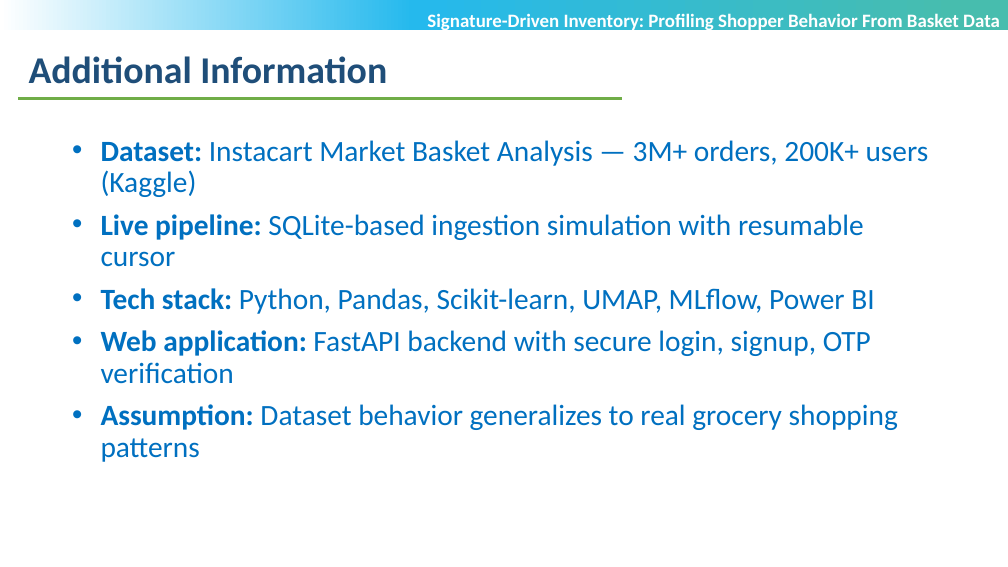
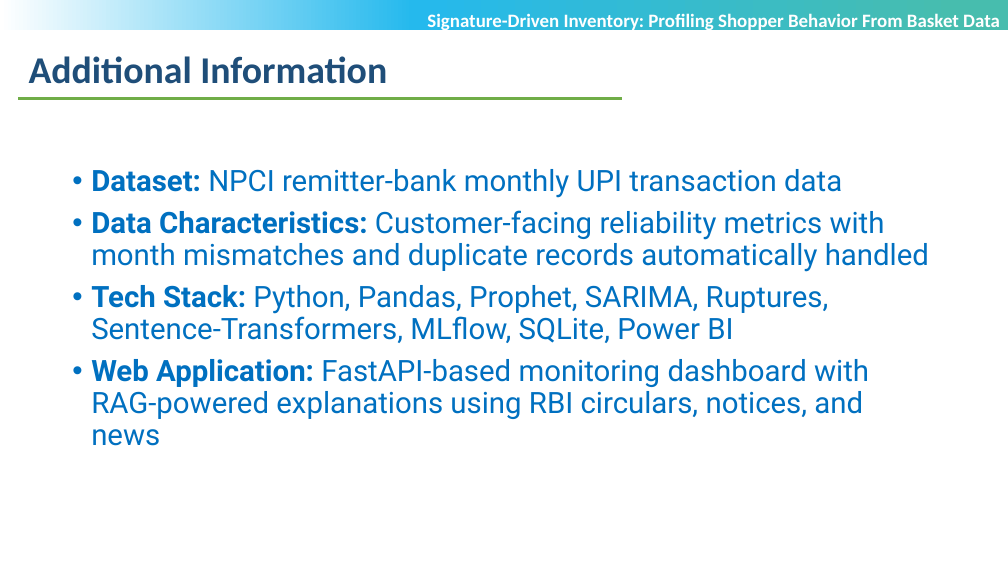
Before and after one commit to POOJITHA-02/lti-proj, a slide deck: slide 8 of INVENTORY 1ST REVIEW.pptx (slide 7 before the commit). Drawn at 1008x567 pixels with LibreOffice and Linux fonts; fonts in the diff are those of the drawing; background and template pictures are left out. Boxes give left, top, right and bottom in pixels: in the first picture for what was removed or moved away, otherwise in the second. Text is boxed around its words. In the diff, an @@ line names an element or a change of style, - is before the commit and + after.

```diff
--- a/INVENTORY 1ST REVIEW.pptx
+++ b/INVENTORY 1ST REVIEW.pptx
@@ text at (91, 169, 929, 446): text changed; font Calibri to Roboto @@
-• Dataset: Instacart Market Basket Analysis — 3M+ orders, 200K+ users (Kaggle)
-• Live pipeline: SQLite-based ingestion simulation with resumable cursor
-• Tech stack: Python, Pandas, Scikit-learn, UMAP, MLflow, Power BI
-• Web application: FastAPI backend with secure login, signup, OTP verification
-• Assumption: Dataset behavior generalizes to real grocery shopping patterns
+• Dataset: NPCI remitter-bank monthly UPI transaction data
+• Data Characteristics: Customer-facing reliability metrics with month mismatches and duplicate records automatically handled
+• Tech Stack: Python, Pandas, Prophet, SARIMA, Ruptures, Sentence-Transformers, MLflow, SQLite, Power BI
+• Web Application: FastAPI-based monitoring dashboard with RAG-powered explanations using RBI circulars, notices, and news
```
Also in this commit, not shown: 5 other slides changed, 3 slides added, 1 slide removed, 52 other files.
